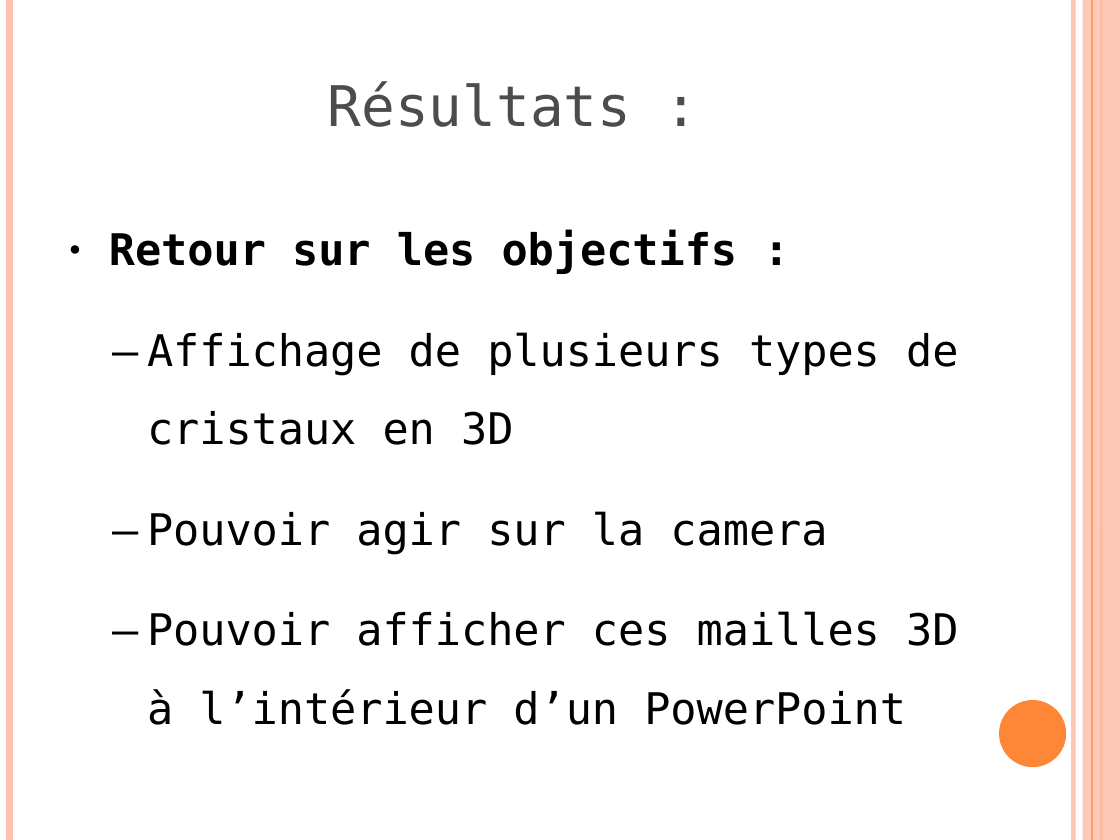
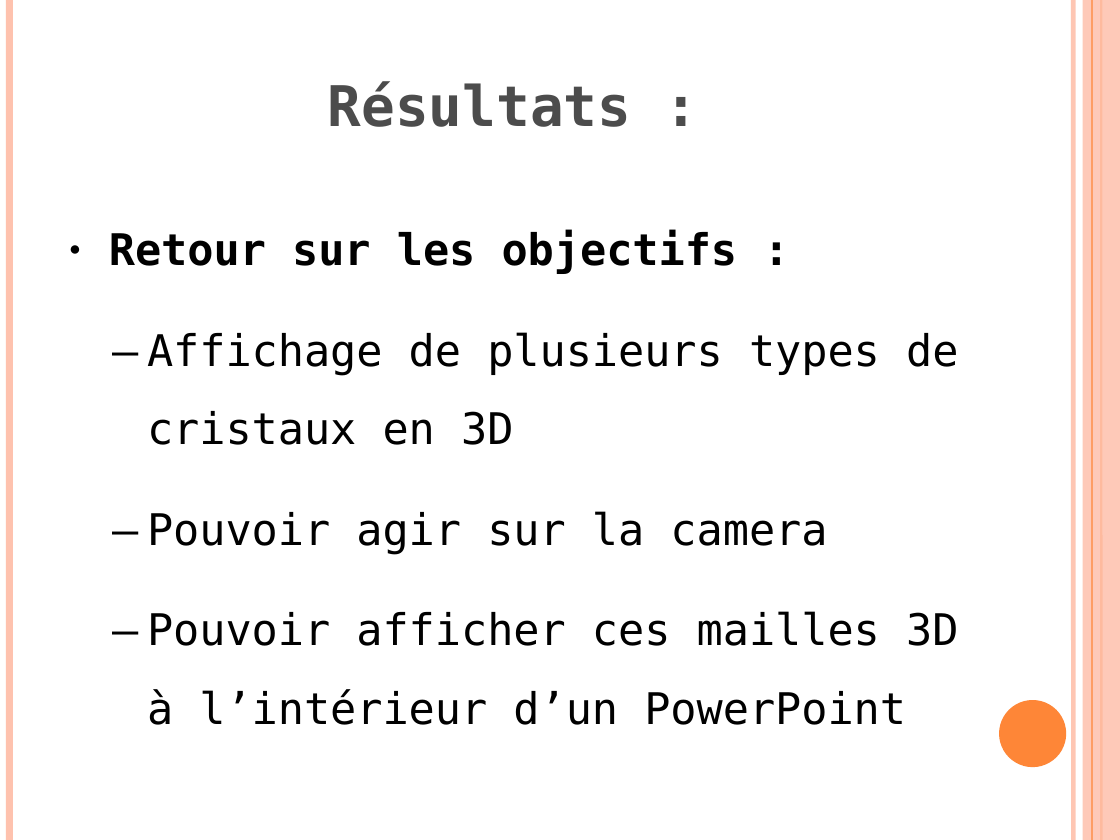
Before and after one commit to klnkg/cristallo3d, a slide deck: slide 6 of presentation finalegwen - ajout guillaume.odp (slide 8 before the commit). Drawn at 1120x840 pixels with LibreOffice and Linux fonts; fonts in the diff are those of the drawing. Boxes give left, top, right and bottom in pixels: in the first picture for what was removed or moved away, otherwise in the second. Text is boxed around its words. In the diff, an @@ line names an element or a change of style, - is before the commit and + after.

```diff
--- a/presentation finalegwen - ajout guillaume.odp
+++ b/presentation finalegwen - ajout guillaume.odp
@@ title "Résultats :" at bbox=[328, 81, 631, 127]: bold on @@
```
Also in this commit, not shown: 6 other slides changed, 2 slides removed.
